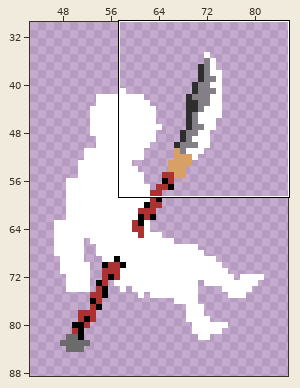
File history of a pixel-art file, ressources/NewGate/sprites/normal/base/hurt_aerial.ase. The picture above shows the old version from afar; the outline marks the close-up.
Close-up. As it was:
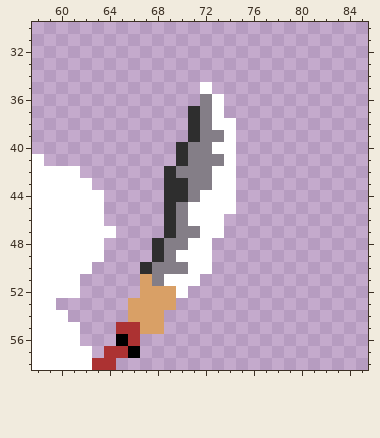
128x128 pixels, 1 frame. Shown: x 58..85, y 30..58. The wide view leaves out empty margins.
After:
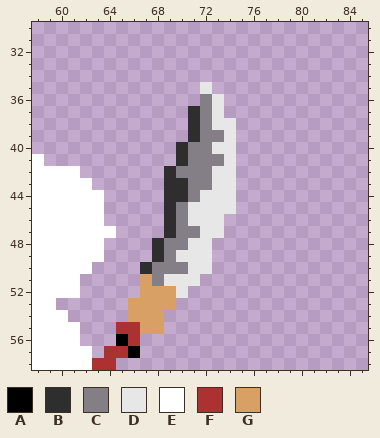
Palette (. is transparent): A #000000  B #2e2e2e  C #847e87  D #e7e7e7  E #ffffff  F #ac3232  G #d9a066
From the commit log: Changed weapon's blade Color
Changes in this commit:
Layer "Weapon":
y 35: x 72 E -> D
y 36..37: x 73 E -> D
y 38: x 73..74 EE -> DD
y 39: x 74 E -> D
y 40: x 73..74 EE -> DD
y 41: x 74 E -> D
y 42..43: x 73..74 EE -> DD
y 44: x 72..74 EEE -> DDD
y 45: x 71..74 EEEE -> DDDD
y 46: x 71..73 EEE -> DDD
y 47: x 72..73 EE -> DD
y 48: x 71..72 EE -> DD
y 49: x 70..72 EEE -> DDD
y 50: x 71..72 EE -> DD
y 51: x 69..71 EEE -> DDD
y 52: x 70 E -> D
Boxes around the changes in both close-ups, in picture pixels (x1, y1, x2, y2):
changed: (164, 82, 236, 298)
